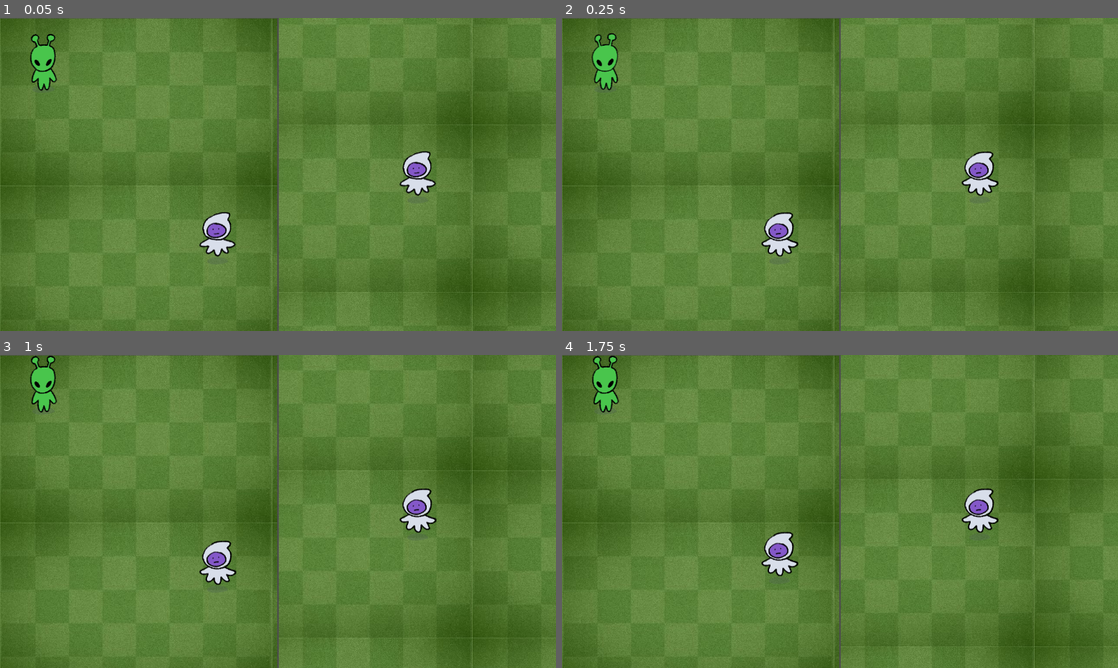
Above: before the commit, frames 1-4 (two rows, left to right).
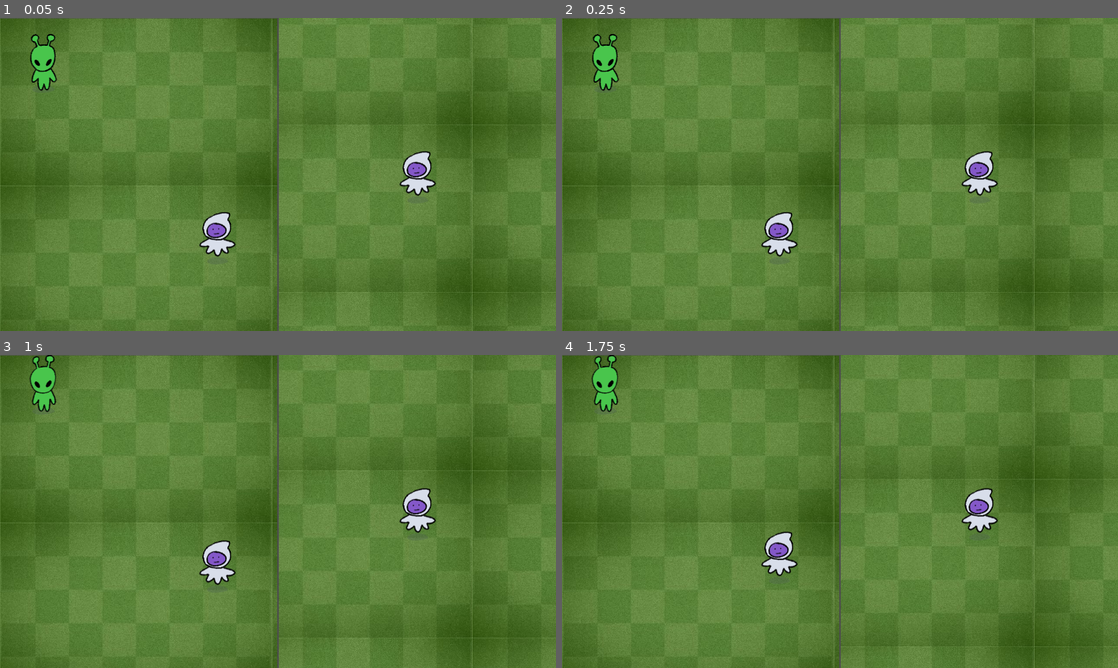
Above: after the commit, the same moments.

Repository: liannie3/wwhataburger
Game: Godot game, scene res://main_game/SpitScreen.tscn
The game is run twice, just before and just after one commit, with the same random seed, the same clock (stepped at 60 frames per second) and the same inputs. This scene is started directly instead of the project's main scene.
Inputs:
- Up to frame 1 (0.05 s): no input
- Up to frame 2 (0.25 s): no input
- Up to frame 3 (1 s): hold W (p1_up) from 0.53 s (still down); tap I (p2_up) at 0.6 s
- Up to frame 4 (1.75 s): release W (p1_up) at 1.28 s; tap I (p2_up) at 1.35 s

Frame 1 is identical in both runs. In frame 2, 0.6% of the frame differs, in the area x 5-79%, y 4-77%; in frame 3, 0.6%; in frame 4, 0.6%.

Commit message:
Reduce fps of animation to 2.5

Diff:
--- a/main_game/Player.tscn
+++ b/main_game/Player.tscn
@@ -17,7 +17,7 @@
 }],
 "loop": true,
 "name": &"p1_idle",
-"speed": 5.0
+"speed": 2.5
 }, {
 "frames": [{
 "duration": 1.0,
@@ -28,7 +28,7 @@
 }],
 "loop": true,
 "name": &"p1_move",
-"speed": 5.0
+"speed": 2.5
 }, {
 "frames": [{
 "duration": 1.0,
@@ -39,7 +39,7 @@
 }],
 "loop": true,
 "name": &"p2_idle",
-"speed": 5.0
+"speed": 2.5
 }, {
 "frames": [{
 "duration": 1.0,
@@ -50,7 +50,7 @@
 }],
 "loop": true,
 "name": &"p2_move",
-"speed": 5.0
+"speed": 2.5
 }]
 
 [sub_resource type="RectangleShape2D" id="RectangleShape2D_8hmdd"]
@@ -61,7 +61,7 @@
 
 [node name="AnimatedSprite2D" type="AnimatedSprite2D" parent="." unique_id=1565191249]
 sprite_frames = SubResource("SpriteFrames_ng460")
-animation = &"p2_idle"
+animation = &"p2_move"
 
 [node name="CollisionShape2D" type="CollisionShape2D" parent="." unique_id=291617828]
 position = Vector2(0.5, 4.5)
